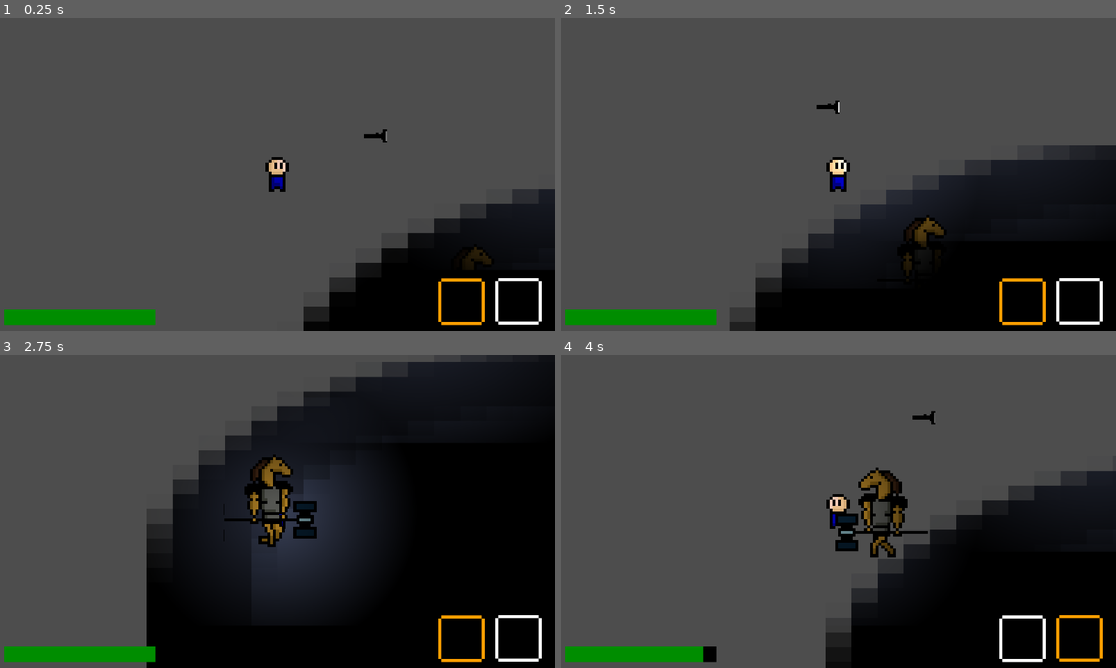
Above: before the commit, frames 1-4 (two rows, left to right).
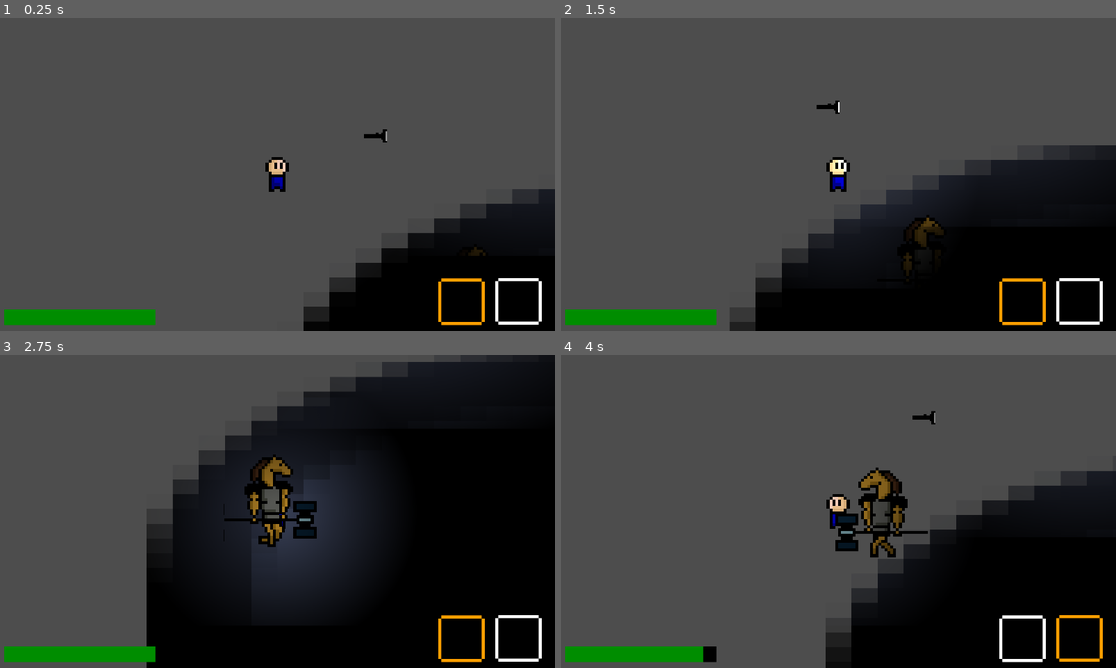
Above: after the commit, the same moments.

Repository: SportWizard/Horror-Game
Game: Godot game, scene res://game.tscn
Two runs of this game, one before a commit and one after it. Both use one fixed random seed, a clock stepped at 60 frames per second and the inputs below. The engine's default icon, where the game draws it, is replaced by a stand-in: a white triangle on a blue panel in a dark square.
Inputs:
- Up to frame 1 (0.25 s): no input
- Up to frame 2 (1.5 s): tap Enter at 0.5 s; hold D (Right) 0.53-1.28 s; hold Q (Drop item) 0.53-1.28 s; hold S (Down) from 1.28 s (still down); tap E (Interact) at 1.35 s
- Up to frame 3 (2.75 s): release S (Down) at 2.03 s; hold D (Right) from 2.03 s (still down); hold 1 (Item slot1) from 2.03 s (still down)
- Up to frame 4 (4 s): release D (Right) at 2.78 s; release 1 (Item slot1) at 2.78 s; hold W (Up) 2.78-3.53 s; tap 2 (Item slot2) at 2.85 s; hold A (Left) from 3.53 s (still down); hold Shift (Sprint) from 3.53 s (still down)

The runs differ from the first frame. In frame 1, 0.1% of the frame differs, in the area x 69-89%, y 36-80%; in frame 2, 0.1%, in the area x 49-69%, y 26-71%; in frame 3, less than 0.1%; in frame 4, less than 0.1%.

Commit message:
Update flashlight: shine in every direction

Diff:
--- a/Entities/Player/player.gd
+++ b/Entities/Player/player.gd
@@ -10,7 +10,6 @@
 @onready var _state_machine: AnimationNodeStateMachinePlayback = self._animation_tree["parameters/playback"]
 @onready var _stamina_timer: Timer = $StaminaTimer
 @onready var _progress_bar: ProgressBar = $UI/ProgressBar
-@onready var _player_inventory: TextureRect = $UI/PlayerInventory
 
 var _cur_dir: Vector2 = Vector2(1, 0) # -1 is left and 1 is right, y is 0
 
--- a/Items/Flashlight/flashlight.gd
+++ b/Items/Flashlight/flashlight.gd
@@ -1,27 +1,33 @@
 extends Item
 
-@onready var _sprite: Sprite2D = $Sprite2D
 @onready var _collisionShape: CollisionShape2D = $CollisionShape2D
-@onready var _pointlight: PointLight2D = $PointLight2D
 
-var _cur_dir: Vector2 = Vector2(1, 0) # -1 is left and 1 is right, y is 0
+var _cur_dir: Vector2 = Vector2(1, 0)
 
 func _physics_process(delta: float) -> void:
 	if self.get_parent().name.substr(0, 6) == "Player":
-		var parent: CharacterBody2D = self.get_parent()
+		var player_vel: Vector2 = self.get_parent().velocity
 
 		self._collisionShape.disabled = true
 
-		if self._cur_dir != parent._cur_dir:
-			self._cur_dir = parent._cur_dir
+		self._cur_dir = Vector2(sign(player_vel.x), sign(player_vel.y))
 
-			self._pointlight.position = -self._pointlight.position
+		# Point in the direction of the player
+		if (self._cur_dir.x > 0 and self.scale.x < 0) or (self._cur_dir.x < 0 and self.scale.x > 0):
+			self.scale.x = -self.scale.x
 
-			if parent._cur_dir.x > 0:
-				self._sprite.flip_h = false
-				self._sprite.position.x += 4
-			elif parent._cur_dir.x < 0:
-				self._sprite.flip_h = true
-				self._sprite.position.x -= 4
+		if player_vel.x != 0 and player_vel.y != 0:
+			if player_vel.y < 0:
+				self.rotation_degrees = -45 if self.scale.x > 0 else 45
+			elif player_vel.y > 0:
+				self.rotation_degrees = -45 if self.scale.x < 0 else 45
+		elif player_vel.x != 0:
+			self.rotation_degrees = 0
+		else:
+			if player_vel.y < 0:
+				self.rotation_degrees = -90 if self.scale.x > 0 else 90
+			elif player_vel.y > 0:
+				self.rotation_degrees = -90 if self.scale.x < 0 else 90
+
 	else:
 		self._collisionShape.disabled = false
--- a/Items/Flashlight/flashlight.tscn
+++ b/Items/Flashlight/flashlight.tscn
@@ -12,7 +12,7 @@
 collision_layer = 8
 collision_mask = 4
 script = ExtResource("2_4syc5")
-item_offset = Vector2(1, 2)
+item_offset = Vector2(0, 1)
 
 [node name="Sprite2D" type="Sprite2D" parent="."]
 scale = Vector2(0.5, 0.5)
@@ -23,6 +23,6 @@
 shape = SubResource("CapsuleShape2D_4syc5")
 
 [node name="PointLight2D" type="PointLight2D" parent="."]
-position = Vector2(60, 9.53674e-07)
-scale = Vector2(0.222, 0.16341)
+position = Vector2(55.25, 2.86102e-06)
+scale = Vector2(0.2525, 0.146)
 texture = ExtResource("3_ee1oo")
